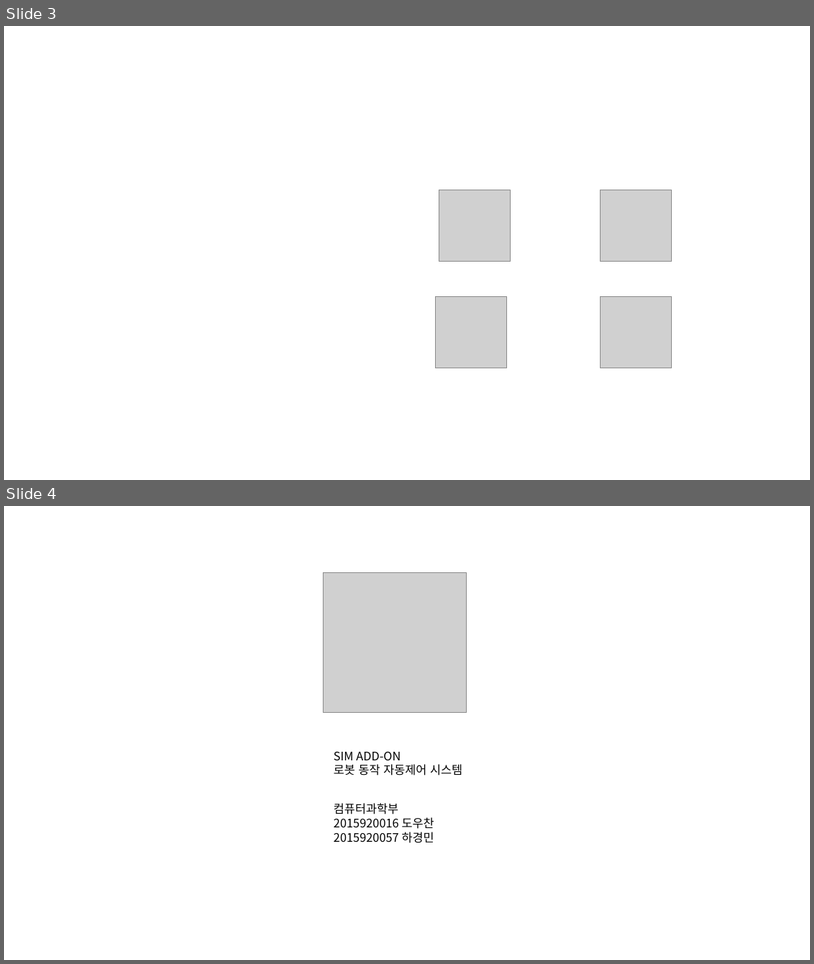
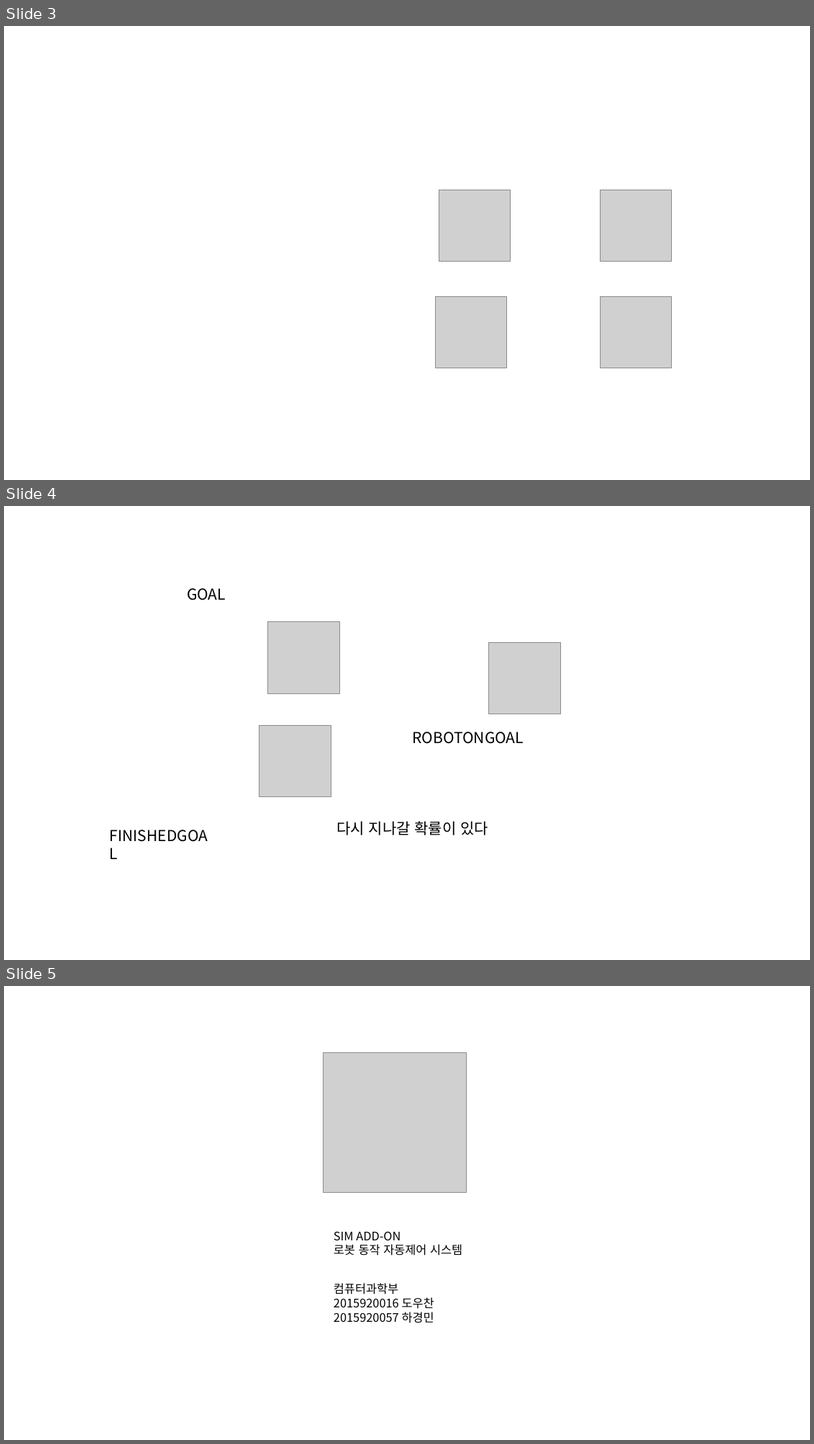
Before and after one commit to livlikwav/UOSSE, a slide deck: mapimgs/simimgs.pptx. Shown one above the other, each under a label of ours: slides 3 and 4 before the commit, slides 3, 4 and 5 after it. The pictures are 814x964 and 814x1444 pixels, drawn with LibreOffice and Linux fonts; fonts in the diff are those of the drawing; grey boxes stand for pictures. Boxes give left, top, right and bottom in pixels: in the first picture for what was removed or moved away, otherwise in the second. Text is boxed around its words. In the diff, an @@ line names an element or a change of style, - is before the commit and + after.

```diff
--- a/mapimgs/simimgs.pptx
+++ b/mapimgs/simimgs.pptx
@@ slide 4 added at (4, 506, 810, 960), background #FFFFFF @@
@@ text added at (187, 588, 226, 600), 18 pt, text #000000 @@
+GOAL
@@ picture added at (268, 622, 340, 693) @@
@@ picture added at (489, 642, 561, 713) @@
@@ picture added at (260, 725, 331, 796) @@
@@ text added at (413, 731, 524, 744), 18 pt, text #000000 @@
+ROBOTONGOAL
@@ text added at (104, 824, 221, 848), 18 pt, text #000000 @@
+FINISHEDGOAL
@@ text added at (337, 821, 489, 835), 18 pt, text #000000 @@
+다시 지나갈 확률이 있다
@@ what was slide 4 is now slide 5 @@
```
Also in this commit, not shown: 7 other files.
